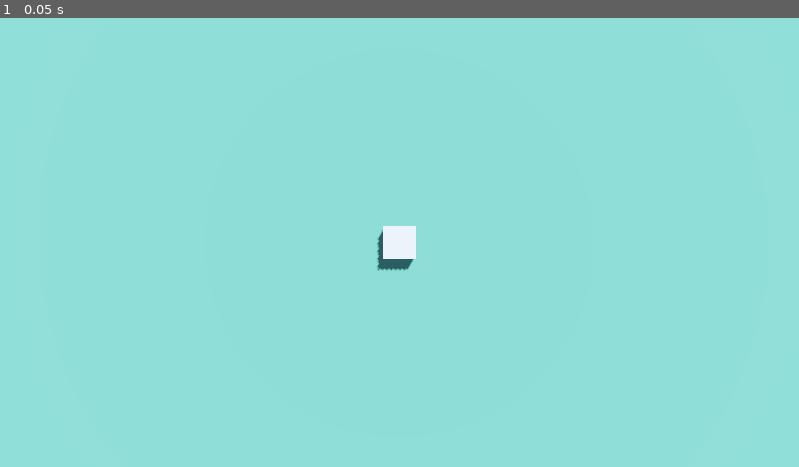
Above: before the commit, frame 1.
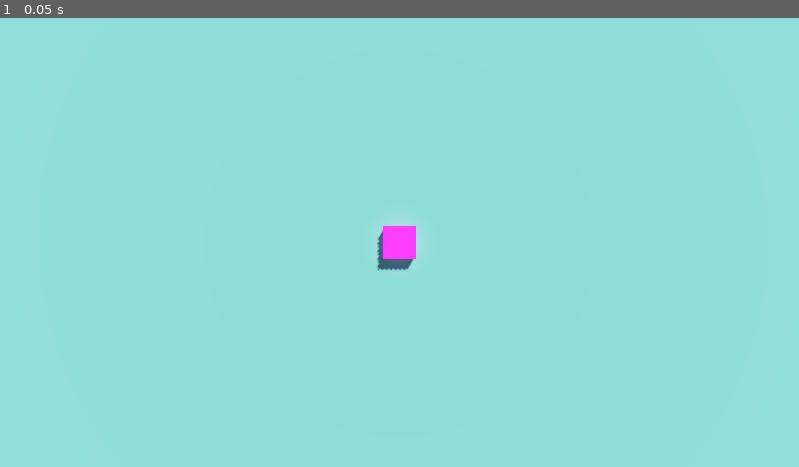
Above: after the commit, the same moment.

Repository: cloudmillgames/GECS
Game: Godot game, scene res://start.tscn
Two runs of this game, one before a commit and one after it. Both use one fixed random seed, a clock stepped at 60 frames per second and the inputs below.
Inputs:
- Up to frame 1 (0.05 s): no input

The runs differ from the first frame. In frame 1, 0.4% of the frame differs, in the area x 47-53%, y 45-55%.

Commit message:
I'll be damned, first working version

Diff:
--- a/GECS/GComp.gd
+++ b/GECS/GComp.gd
@@ -1,5 +1,17 @@
 extends Node
 class_name GComp
 
+# IF THIS IS AN INSTANCE, DETACH ME AND ATTACH A NEW GDSCRIPT THAT INHERITS GComp
+
 # This is a single component which is nothing more than a data container
 # Can export properties to allow them to be modifiable in editor
+
+var compname:String = "unnamed"
+
+func _ready():
+	# this is a duplicate call, GComps calls compinit() if name is unnamed
+	if compname == "unnamed":
+		compinit()
+
+func compinit():
+	pass
--- a/GECS/GComps.gd
+++ b/GECS/GComps.gd
@@ -3,5 +3,33 @@
 
 # Parent for components attached to this entity
 # Responsible for:
+
+# - initializing components
 # - tracking components added to it by name
 # - dispatching a signal when a component change is detected
+
+var compslist:Array[String] = []
+
+# Will be called by GSystems and in response to components modification events
+func scan_comps():
+	# Sniff all defined components, complain about non-components in children
+	compslist = []
+	var report:String = ""
+	var bad_children:int = 0
+	for c in get_children():
+		if c is GComp:
+			if c.compname == "unnamed":
+				c.compinit()
+			if c.compname == "unnamed":
+				push_error("GComps: wow this child " + c.name + " is unnamed, what's wrong with you? func compname(): compname=\"snowflake\"")
+				bad_children += 1
+			elif c.compname in compslist:
+				push_error("GComps: child " + c.compname + " uses a name that of another child I have, lazy copy-paste? tsk tsk")
+				bad_children += 1
+			else:
+				compslist.append(c.compname)
+		else:
+			push_error("GComps: wow child " + c.name + " is not GComp, I need to speak to your manager, extends GComp pls")
+			bad_children += 1
+	if bad_children > 0:
+		push_error("GComps: " + str(bad_children) + " <- this many children are bad, such parenting")
--- a/GECS/GSystems.gd
+++ b/GECS/GSystems.gd
@@ -1,9 +1,11 @@
 extends Node
 class_name GSystems
 
+# IF THIS IS AN INSTANCE, DETACH ME AND CREATE A NEW GDSCRIPT FOR SYSTEMS THAT INHERITS GSystems
+
 # Systems runs all systems available in this systems instance
 # It's meant to be used as a systems base-class
-# Example: mainsystems.tscn instance which attaches to mainsystems.gd that extends GSystems
+# Example: mainsystems.tscn scene which attaches to mainsystems.gd that extends GSystems
 # mainsystems can then be instanced per entity, so each entity has a script with all systems in mainsystems
 # This is a sort of distributed systems/components peggy-backing on Godot's nodes
 
@@ -11,3 +13,52 @@
 # - collecting components names attached to this entity
 # - determine which registered systems should run on this entity
 # - updating components names attached to this entity and rebuild systems list
+
+# Future work:
+# Would be great if I can annotate systems with their compslist like this: @gsystem("vehicle", "vehicle_shake")
+
+# Systemname = [compslist]
+var gsystems:Dictionary = {}
+# [systemnames] that are active and should be called cause their compslist are all available
+var active_gsystems:Array[String] = []
+
+func _ready():
+	# Make sure there's a comps node up there
+	var comps = get_parent().get_node("../comps")
+	if not comps:
+		push_error("GSystems: you have a gsystems " + self.name + " that couldn't find its comps node, create that comps node ok")
+	comps.scan_comps()
+	if len(comps.compslist) == 0:
+		print("GSystems " + self.name + " didn't find any components in comps, so it'll do nothing")
+	else:
+		sysinit()
+
+# Where define_system() should be called by systems
+func sysinit():
+	pass
+
+func define_system(compslist, sysname):
+	var comps = get_parent().get_node("../comps")
+	if sysname in gsystems:
+		push_error("GSystems: define_system() given a sysname `" + sysname + "` that's already defined, what's r we doin here?")
+	elif len(compslist) == 0:
+		push_error("GSystems: define_system() for `" + sysname + "` given compslist empty.. hollow.. void..")
+	else:
+		gsystems[sysname] = compslist
+		# Simply iterate on all compslist, findout if we have them all from comps, add system to active list if we do
+		var include = true
+		for c in compslist:
+			if not comps.compslist.has(c):
+				include = false
+				break
+		if include:
+			active_gsystems.append(sysname)
+	if len(active_gsystems) == 0:
+		print("NO ACTIVE SYSTEMS")
+	for a in active_gsystems:
+		print("ACTIVE: " + a)
+
+func _physics_process(delta):
+	var ent = get_parent().get_parent()
+	for asys in active_gsystems:
+		call(asys, ent)
--- /dev/null
+++ b/components/directctrl.gd
@@ -0,0 +1,9 @@
+extends GComp
+
+# Set Z to forward(-1) or backward (1), and X to right (+1) or left (-1)
+var movement:Vector3 = Vector3.ZERO
+# set to try to fire, will be reset to false when its processed
+var trigger:bool = false
+
+func compinit():
+	compname = "Directctrl".to_lower()
--- /dev/null
+++ b/components/directctrl.tscn
@@ -0,0 +1,6 @@
+[gd_scene load_steps=2 format=3 uid="uid://by0jj6bxfd1xo"]
+
+[ext_resource type="Script" path="res://components/directctrl.gd" id="1_pbtb5"]
+
+[node name="directctrl" type="Node"]
+script = ExtResource("1_pbtb5")
--- /dev/null
+++ b/components/player.gd
@@ -0,0 +1,6 @@
+extends GComp
+
+# Tag that this component is a player
+
+func compinit():
+	compname = "Player".to_lower()
--- /dev/null
+++ b/components/player.tscn
@@ -0,0 +1,6 @@
+[gd_scene load_steps=2 format=3 uid="uid://jiqij8g7srbd"]
+
+[ext_resource type="Script" path="res://components/player.gd" id="1_hcipk"]
+
+[node name="player" type="Node"]
+script = ExtResource("1_hcipk")
--- /dev/null
+++ b/components/playercontrol.gd
@@ -0,0 +1,6 @@
+extends GComp
+
+# Tags that this component is player controllable
+
+func compinit():
+	compname = "Playercontrol".to_lower()
--- /dev/null
+++ b/components/playercontrol.tscn
@@ -0,0 +1,6 @@
+[gd_scene load_steps=2 format=3 uid="uid://c74rdk6ryyhr4"]
+
+[ext_resource type="Script" path="res://components/playercontrol.gd" id="1_cxtbn"]
+
+[node name="playercontrol" type="Node"]
+script = ExtResource("1_cxtbn")
--- /dev/null
+++ b/components/vehicle.gd
@@ -0,0 +1,9 @@
+extends GComp
+
+@export var speed:float = 5.0
+@export var hp:int = 100
+@export var tint_color:Color = Color.WHITE
+@export var apply_color_to:NodePath = ""
+
+func compinit():
+	compname = "Vehicle".to_lower()
--- /dev/null
+++ b/components/vehicle.tscn
@@ -0,0 +1,6 @@
+[gd_scene load_steps=2 format=3 uid="uid://brcr78rxt5axk"]
+
+[ext_resource type="Script" path="res://components/vehicle.gd" id="1_wo21k"]
+
+[node name="vehicle" type="Node"]
+script = ExtResource("1_wo21k")
--- a/entities/player.tscn
+++ b/entities/player.tscn
@@ -1,11 +1,21 @@
-[gd_scene load_steps=2 format=3 uid="uid://d34leke2648fi"]
+[gd_scene load_steps=9 format=3 uid="uid://d34leke2648fi"]
+
+[ext_resource type="PackedScene" uid="uid://s3nktgc4o0ba" path="res://comps.tscn" id="1_aflm6"]
+[ext_resource type="PackedScene" uid="uid://jiqij8g7srbd" path="res://components/player.tscn" id="2_crp3g"]
+[ext_resource type="PackedScene" uid="uid://c74rdk6ryyhr4" path="res://components/playercontrol.tscn" id="3_ijc62"]
+[ext_resource type="PackedScene" uid="uid://brcr78rxt5axk" path="res://components/vehicle.tscn" id="4_aml1f"]
+[ext_resource type="PackedScene" uid="uid://by0jj6bxfd1xo" path="res://components/directctrl.tscn" id="5_qt623"]
+[ext_resource type="PackedScene" uid="uid://c134qdnl18xb6" path="res://mainsystems.tscn" id="6_7cb53"]
+
+[sub_resource type="StandardMaterial3D" id="StandardMaterial3D_uvk5o"]
 
 [sub_resource type="BoxShape3D" id="BoxShape3D_iedkv"]
 
-[node name="CharacterBody3D" type="CharacterBody3D"]
+[node name="Player" type="CharacterBody3D"]
 
-[node name="Player" type="CSGBox3D" parent="."]
+[node name="Cube" type="CSGBox3D" parent="."]
 transform = Transform3D(1, 0, 0, 0, 1, 0, 0, 0, 1, 0, 0.5, 0)
+material = SubResource("StandardMaterial3D_uvk5o")
 
 [node name="CollisionShape3D" type="CollisionShape3D" parent="."]
 transform = Transform3D(1, 0, 0, 0, 1, 0, 0, 0, 1, 0, 0.5, 0)
@@ -13,6 +23,18 @@
 
 [node name="AudioStreamPlayer3D" type="AudioStreamPlayer3D" parent="."]
 
-[node name="comps" type="Node" parent="."]
+[node name="comps" parent="." instance=ExtResource("1_aflm6")]
+
+[node name="player" parent="comps" instance=ExtResource("2_crp3g")]
+
+[node name="playercontrol" parent="comps" instance=ExtResource("3_ijc62")]
+
+[node name="vehicle" parent="comps" instance=ExtResource("4_aml1f")]
+tint_color = Color(1, 0.0705882, 1, 1)
+apply_color_to = NodePath("../../Cube")
+
+[node name="directctrl" parent="comps" instance=ExtResource("5_qt623")]
 
 [node name="systems" type="Node" parent="."]
+
+[node name="mainsystems" parent="systems" instance=ExtResource("6_7cb53")]
--- /dev/null
+++ b/mainsystems.tscn
@@ -0,0 +1,6 @@
+[gd_scene load_steps=2 format=3 uid="uid://c134qdnl18xb6"]
+
+[ext_resource type="Script" path="res://systems/mainsystems.gd" id="1_033ba"]
+
+[node name="mainsystems" type="Node"]
+script = ExtResource("1_033ba")
--- /dev/null
+++ b/script_templates/GComp/new_comp.gd
@@ -0,0 +1,6 @@
+# meta-name: New Comp
+# meta-description: Use me if you're making a new GECS component
+extends _BASE_
+
+func compinit():
+	compname = "_CLASS_".tolower()
--- /dev/null
+++ b/script_templates/GComps/new_comps.gd
@@ -0,0 +1 @@
+extends GComps
--- /dev/null
+++ b/script_templates/GSystems/new_systems.gd
@@ -0,0 +1 @@
+extends GSystems
--- a/systems.tscn
+++ /dev/null
@@ -1,6 +0,0 @@
-[gd_scene load_steps=2 format=3 uid="uid://c134qdnl18xb6"]
-
-[ext_resource type="Script" path="res://GECS/GSystems.gd" id="1_r1lwe"]
-
-[node name="systems" type="Node"]
-script = ExtResource("1_r1lwe")
--- /dev/null
+++ b/systems/mainsystems.gd
@@ -0,0 +1,29 @@
+extends GSystems
+
+func sysinit():
+	define_system(["vehicle"], "vehicle_shake")
+	define_system(["vehicle"], "vehicle_tint")
+	define_system(["player_controls", "directctrl"], "player_controls")
+	define_system(["directctrl", "vehicle"], "vehicle_direct_control")
+
+# Shake vehicle to indicate it's a vehicle
+# compslist: vehicle
+func vehicle_shake(ent):
+	pass
+
+func vehicle_tint(ent):
+	var vehicle = ent.get_node("comps/vehicle")
+	var apply_to = vehicle.apply_color_to
+	if apply_to:
+		# comps/vehicle is two levels in, apply_to starts with "../../" which means we could refs it from here (hacky I know)
+		var obj = get_node(apply_to)
+		if obj:
+			obj.material.albedo_color = vehicle.tint_color
+
+# compslist: playercontrol, directctrl
+func player_controls(ent):
+	pass
+
+# compslist: directctrl, vehicle
+func vehicle_direct_control(ent):
+	pass
Not shown, added: script_templates/.gdignore
Not shown, added: plan.md
